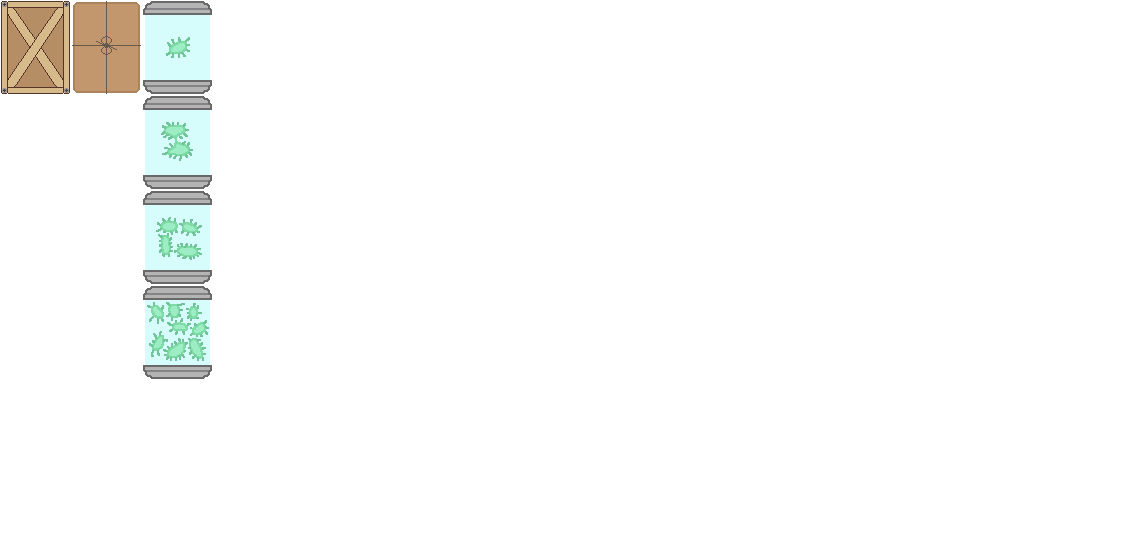
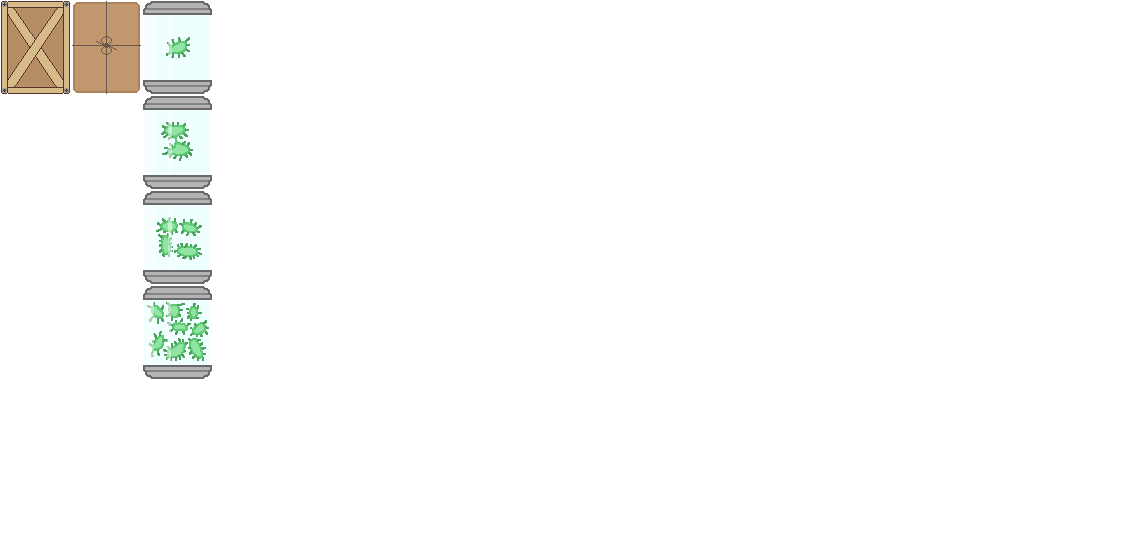
Revision of a layered 1136 × 540 image; what changed, layer by layer:
removed layer "Layer 17" (was 50%) from group "evolve4" over [145, 300, 210, 365]
added layer "Layer 28" (50%) in group "evolve4" over [167, 300, 171, 365]
added layer "Layer 27" (50%) in group "evolve4" over [146, 300, 154, 365]
added layer "Layer 26" (20%) in group "evolve4" over [144, 300, 209, 365]
added layer "Layer 25" (50%) in group "evolve3" over [168, 205, 172, 270]
added layer "Layer 24" (50%) in group "evolve3" over [147, 205, 155, 270]
renamed "Layer 14" to "Layer 23", opacity 50% → 20% over [145, 205, 210, 270]
added layer "Layer 22" (50%) in group "evolve2" over [168, 110, 172, 175]
added layer "Layer 21" (50%) in group "evolve2" over [147, 110, 155, 175]
renamed "Layer 11" to "Layer 20", opacity 50% → 20% over [145, 110, 210, 175]
added layer "Layer 19" (50%) in group "evolve1" over [168, 15, 172, 80]
added layer "Layer 18" (50%) in group "evolve1" over [147, 15, 155, 80]
"Layer 6": opacity 50% → 20% over [145, 15, 210, 80]
